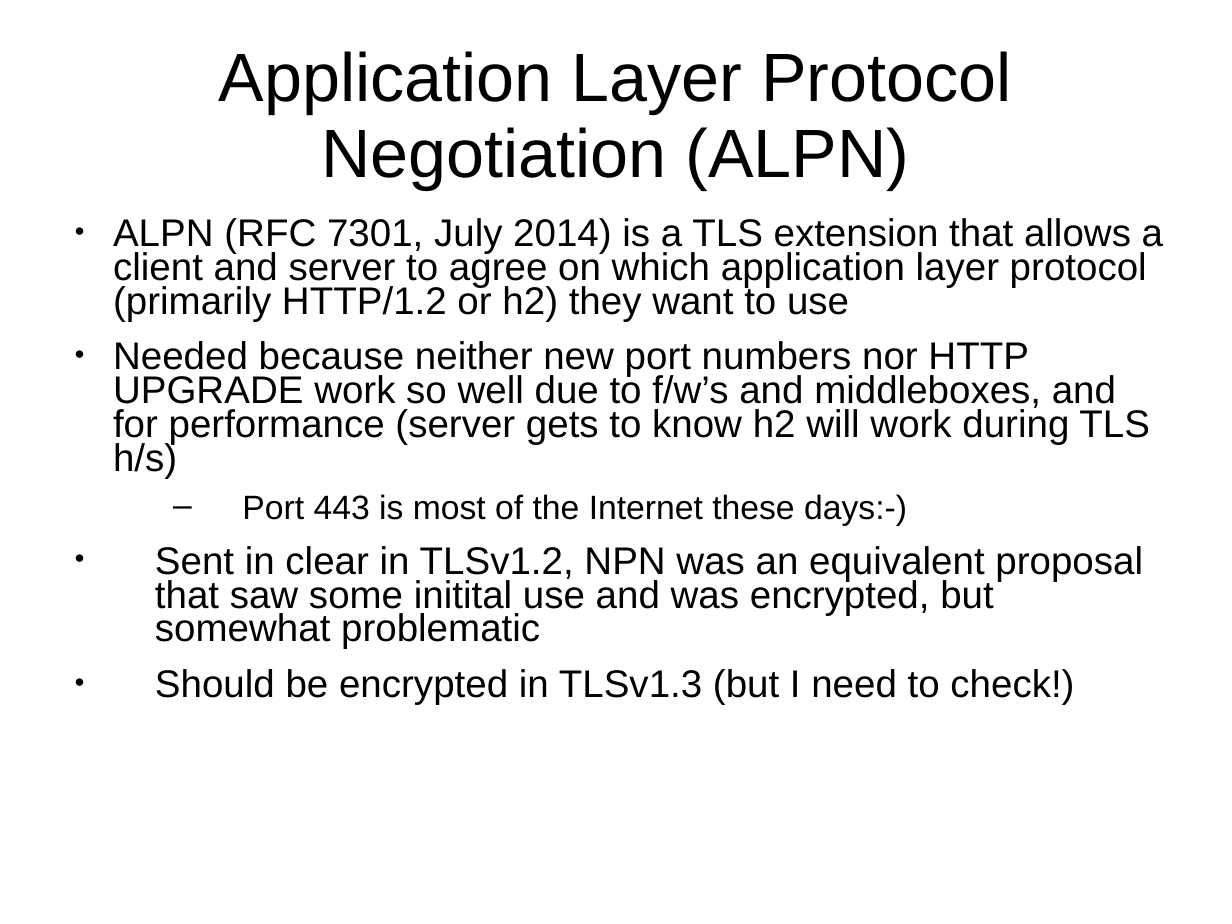
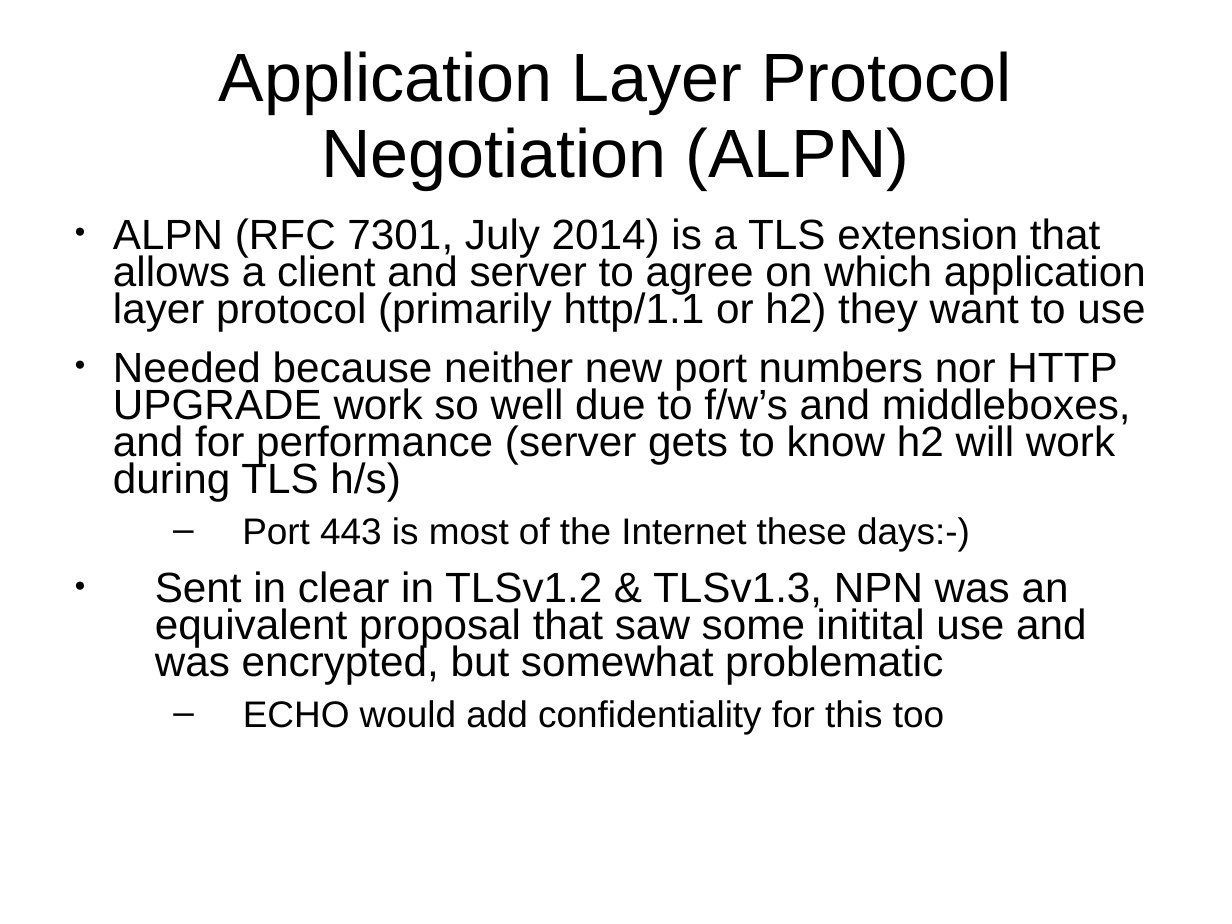
Before and after one commit to sftcd/cs7053, a slide deck: slide 9 of 2016lectures/07-tls-details.ppt. Drawn at 1232x924 pixels with LibreOffice and Linux fonts; fonts in the diff are those of the drawing. Boxes give left, top, right and bottom in pixels: in the first picture for what was removed or moved away, otherwise in the second. Text is boxed around its words. In the diff, an @@ line names an element or a change of style, - is before the commit and + after.

```diff
--- a/2016lectures/07-tls-details.ppt
+++ b/2016lectures/07-tls-details.ppt
@@ text at box(113, 218, 1146, 331): text changed; size 24.8 to 27.2 pt @@
-● ALPN (RFC 7301, July 2014) is a TLS extension that allows a client and server to agree on which application layer protocol (primarily HTTP/1.2 or h2) they want to use
+● ALPN (RFC 7301, July 2014) is a TLS extension that allows a client and server to agree on which application layer protocol (primarily http/1.1 or h2) they want to use
@@ text at box(113, 351, 1131, 551): size 24.8 to 27.2 pt in "Needed because neither new port numbers nor ..."; size 21.7 to 23.8 pt in "Port 443 is most of the Internet ..." @@
@@ text at box(155, 571, 1086, 734): text changed; size 24.8 to 27.2 pt @@
-● Sent in clear in TLSv1.2, NPN was an equivalent proposal that saw some initital use and was encrypted, but somewhat problematic
-● Should be encrypted in TLSv1.3 (but I need to check!)
+● Sent in clear in TLSv1.2 & TLSv1.3, NPN was an equivalent proposal that saw some initital use and was encrypted, but somewhat problematic
+  – ECHO would add confidentiality for this too
```
Also in this commit, not shown: 3 other slides changed, 4 other files.
